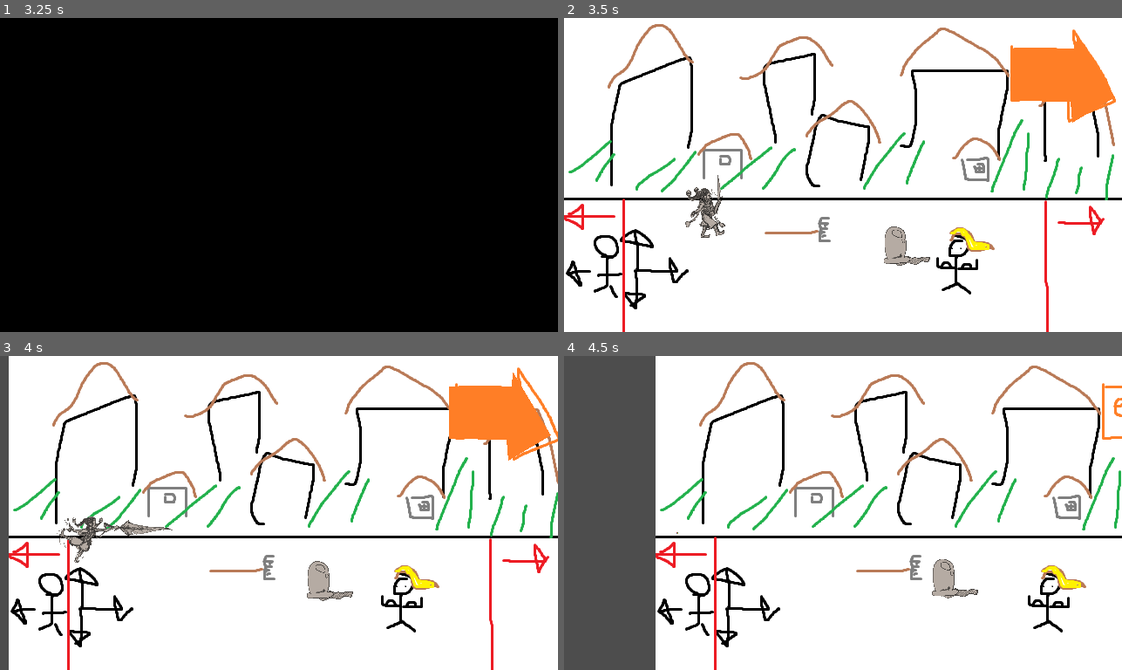
Above: before the commit, frames 1-4 (two rows, left to right).
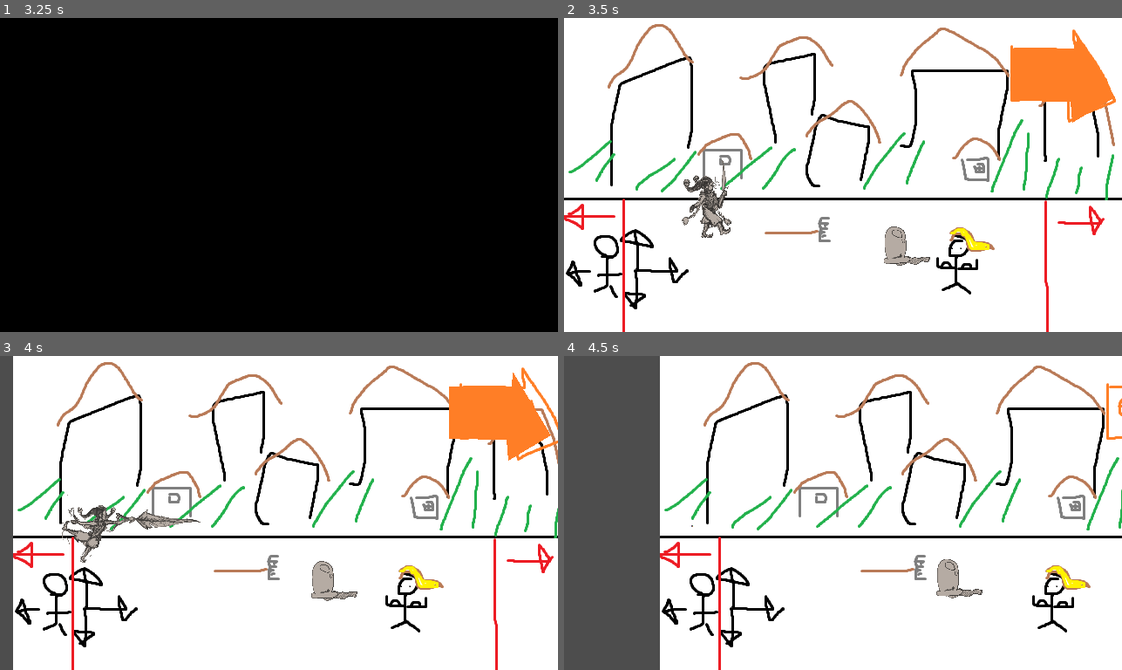
Above: after the commit, the same moments.

Repository: danielday-dev/UOP-GGJ-2024
Game: Godot game, scene res://Scenes/SplashScreen.tscn
Two runs of this game, one before a commit and one after it. Both use one fixed random seed, a clock stepped at 60 frames per second and the inputs below.
Inputs:
- Up to frame 1 (3.25 s): tap Enter at 0.5, 2 s; hold D (move_right) 0.53-1.28 s; hold U (attack1) 0.53-1.28 s; tap Space at 1.25, 2.75 s; hold S (move_down) 1.28-2.03 s; tap I (attack2) at 1.35 s; hold D (move_right) 2.03-2.78 s; hold K (beans) 2.03-2.78 s; hold W (move_up) from 2.78 s (still down); tap J (dodge) at 2.85 s
- Up to frame 2 (3.5 s): keep holding W (move_up)
- Up to frame 3 (4 s): release W (move_up) at 3.53 s; hold A (move_left) from 3.53 s (still down); hold U (attack1) from 3.53 s (still down)
- Up to frame 4 (4.5 s): keep holding A (move_left); release U (attack1) at 4.28 s; tap I (attack2) at 4.35 s

Frame 1 is identical in both runs. In frame 2, 0.9% of the frame differs, in the area x 21-30%, y 45-70%; in frame 3, 13%, in the area x 1-100%, y 0-100%; in frame 4, 10%.

Commit message:
Player changes.

Diff:
--- a/Prefabs/Player.tscn
+++ b/Prefabs/Player.tscn
@@ -51,14 +51,14 @@
 }]
 
 [sub_resource type="CapsuleShape2D" id="CapsuleShape2D_65r7v"]
-radius = 14.0
-height = 34.0
+radius = 18.0
+height = 38.0
 
 [sub_resource type="RectangleShape2D" id="RectangleShape2D_04agm"]
 size = Vector2(24, 32.75)
 
 [sub_resource type="RectangleShape2D" id="RectangleShape2D_5oplk"]
-size = Vector2(53, 20)
+size = Vector2(118, 20)
 
 [sub_resource type="RectangleShape2D" id="RectangleShape2D_8fcfc"]
 size = Vector2(59, 33)
@@ -70,10 +70,10 @@
 
 [node name="Sprite" type="AnimatedSprite2D" parent="."]
 texture_filter = 1
-position = Vector2(47, -34)
-scale = Vector2(0.203324, 0.203324)
+position = Vector2(59, -42)
+scale = Vector2(0.25, 0.25)
 sprite_frames = SubResource("SpriteFrames_l2o41")
-animation = &"moving"
+animation = &"idle"
 
 [node name="Collider_Body" type="CollisionShape2D" parent="."]
 shape = SubResource("CapsuleShape2D_65r7v")
@@ -85,13 +85,15 @@
 shape = SubResource("RectangleShape2D_04agm")
 
 [node name="LightFeatherHurtbox" type="Area2D" parent="."]
+visible = false
 monitorable = false
 
 [node name="HurtboxCollider" type="CollisionShape2D" parent="LightFeatherHurtbox"]
-position = Vector2(37.5, 2)
+position = Vector2(57, 1)
 shape = SubResource("RectangleShape2D_5oplk")
 
 [node name="HeavyFeatherHurtbox" type="Area2D" parent="."]
+visible = false
 monitorable = false
 
 [node name="HurtboxCollider" type="CollisionShape2D" parent="HeavyFeatherHurtbox"]
